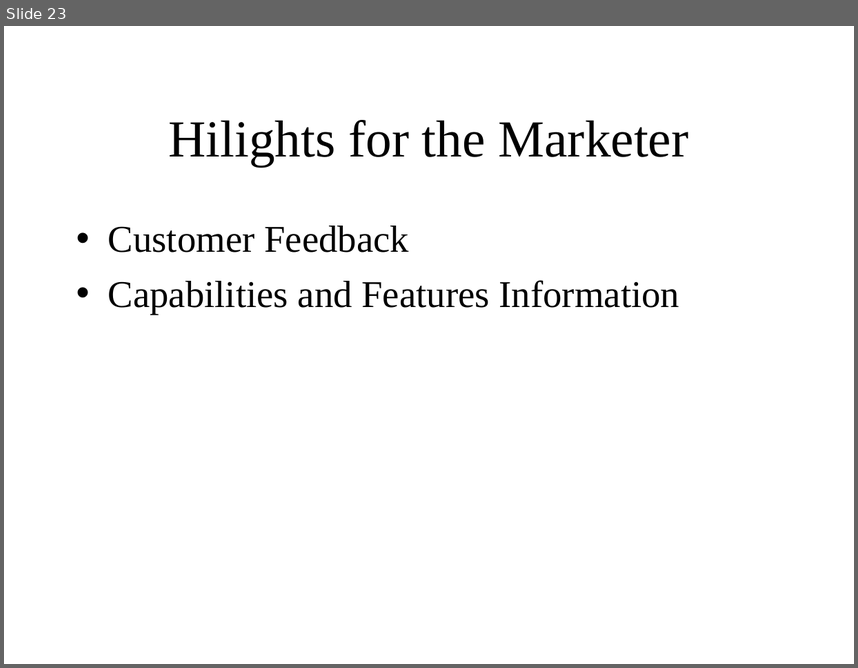
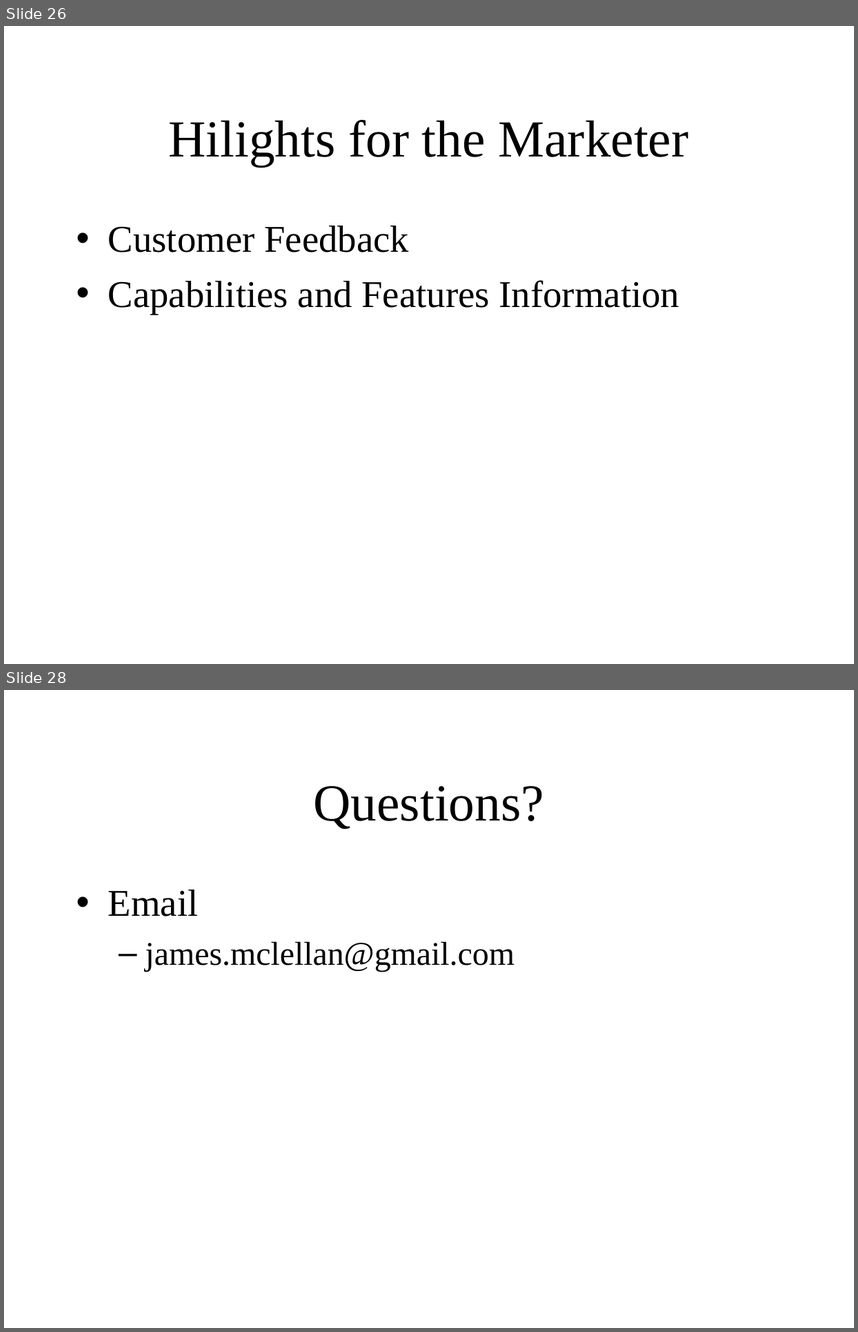
Before and after one commit to jamesmclellan/ProjectToolsTradeStudyPresentation, a slide deck: requirements-tool-study.ppt. Shown one above the other, each under a label of ours: slide 23 before the commit, slides 26 and 28 after it; the slides between them are not shown. The pictures are 858x668 and 858x1332 pixels, drawn with LibreOffice and Linux fonts; fonts in the diff are those of the drawing. Boxes give left, top, right and bottom in pixels: in the first picture for what was removed or moved away, otherwise in the second. Text is boxed around its words. In the diff, an @@ line names an element or a change of style, - is before the commit and + after.

```diff
--- a/requirements-tool-study.ppt
+++ b/requirements-tool-study.ppt
@@ slide 28 added at (4, 690, 854, 1328), background #FFFFFF @@
@@ title added at (314, 786, 544, 829), 44 pt, text #000000 @@
+Questions?
@@ text added at (108, 889, 515, 972), 28 pt, text #000000 @@
+• Email
+  – james.mclellan@gmail.com
@@ what was slide 23 is now slide 26 @@
```
Also in this commit, not shown: 5 slides changed, 4 other slides added, 1 other file.
